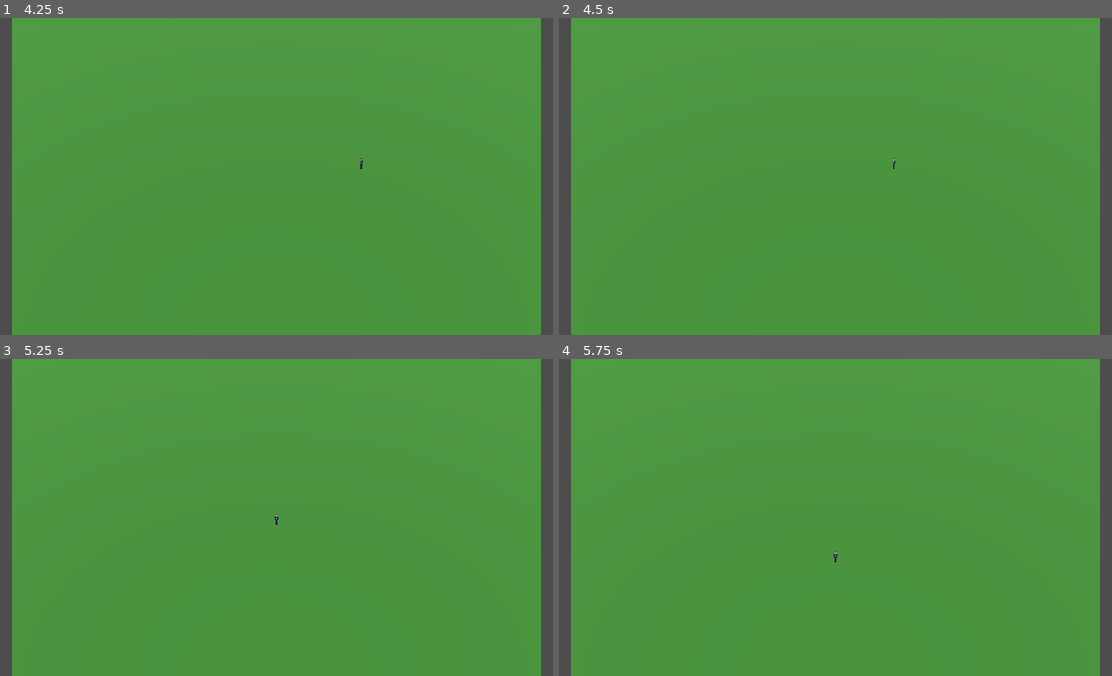
Above: before the commit, frames 1-4 (two rows, left to right).
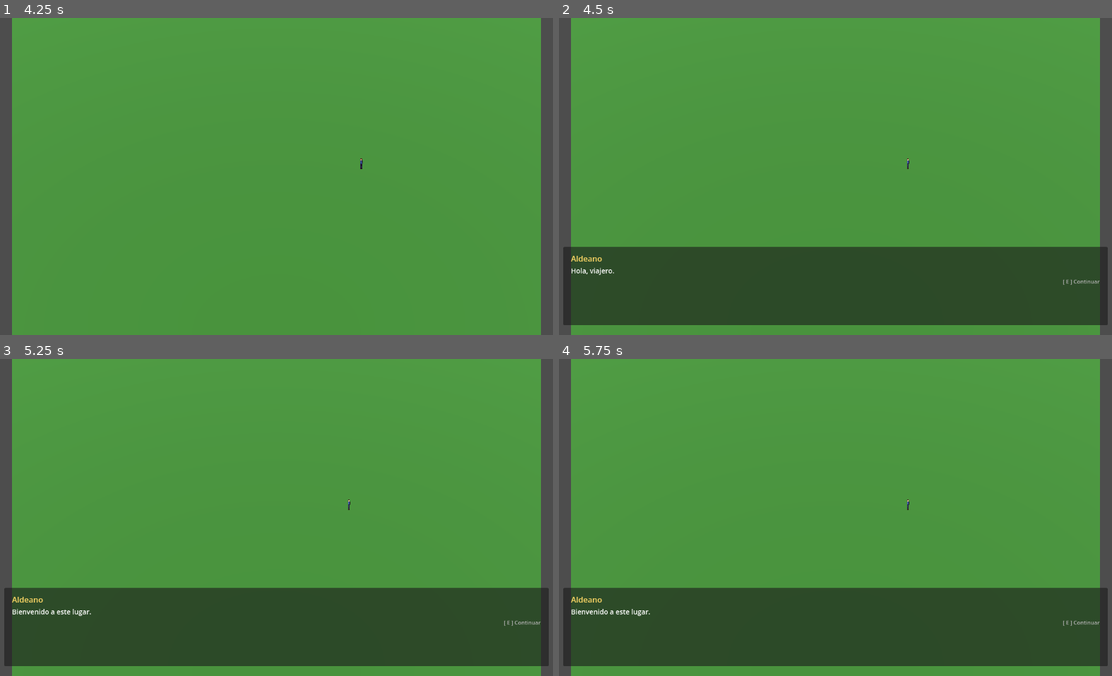
Above: after the commit, the same moments.

Repository: yonyx/artifice-rpg
Game: Godot game, scene res://scenes/maps/main.tscn
The game is run twice, just before and just after one commit, with the same random seed, the same clock (stepped at 60 frames per second) and the same inputs.
Inputs:
- Up to frame 1 (4.25 s): tap Enter at 0.5, 2 s; hold D (move_right) 0.53-1.28 s; hold E (interact, bound only after the commit) 0.53-1.28 s; tap Space at 1.25, 2.75 s; hold S (move_down) 1.28-2.03 s; tap E (interact, bound only after the commit) at 1.35, 2.85 s; hold D (move_right) 2.03-2.78 s; hold E (interact, bound only after the commit) 2.03-2.78 s; hold W (move_up) 2.78-3.53 s; hold A (move_left) from 3.53 s (still down); hold E (interact, bound only after the commit) from 3.53 s (still down)
- Up to frame 2 (4.5 s): keep holding A (move_left); tap Enter at 4.25 s; release E (interact, bound only after the commit) at 4.28 s; tap E (interact, bound only after the commit) at 4.35 s
- Up to frame 3 (5.25 s): release A (move_left) at 5.03 s; hold S (move_down) from 5.03 s (still down); hold E (interact, bound only after the commit) from 5.03 s (still down)
- Up to frame 4 (5.75 s): keep holding S (move_down); keep holding E (interact, bound only after the commit)

Frame 1 is identical in both runs. In frame 2, 24% of the frame differs, in the area x 0-100%, y 44-97%; in frame 3, 24%; in frame 4, 24%.

Commit message:
feat: prototipo 2 — NPC con sistema de dialogo
- DialogueManager autoload: gestiona lineas, speaker y senales
- dialogue_box.tscn: panel UI en la parte inferior con nombre y texto
- NPC.tscn: Node3D con Sprite3D + Area3D de interaccion (radio 1.8u)
- Tecla E para hablar y avanzar el dialogo
- Player se detiene automaticamente al abrir el dialogo
- Sprite placeholder del NPC (tunica verde, 32x48)

Co-Authored-By: Claude Sonnet 4.6 <noreply@anthropic.com>

Diff:
--- a/project.godot
+++ b/project.godot
@@ -14,6 +14,10 @@
 run/main_scene="res://scenes/maps/main.tscn"
 config/features=PackedStringArray("4.6", "GL Compatibility")
 config/icon="res://icon.svg"
+
+[autoload]
+
+DialogueManager="*res://scripts/dialogue/dialogue_manager.gd"
 
 [input]
 
@@ -37,6 +41,11 @@
 "events": [Object(InputEventKey,"resource_local_to_scene":false,"resource_name":"","device":-1,"window_id":0,"alt_press …(192 unchanged characters)…
 ]
 }
+interact={
+"deadzone": 0.5,
+"events": [Object(InputEventKey,"resource_local_to_scene":false,"resource_name":"","device":-1,"window_id":0,"alt_pressed":false,"shift_pressed":false,"ctrl_pressed":false,"meta_pressed":false,"pressed":false,"keycode":0,"physical_keycode":69,"key_label":0,"unicode":101,"location":0,"echo":false,"script":null)
+]
+}
 
 [physics]
 
--- a/scenes/maps/main.tscn
+++ b/scenes/maps/main.tscn
@@ -1,6 +1,8 @@
 [gd_scene format=3 uid="uid://kv1mwbpu6lub"]
 
 [ext_resource type="PackedScene" uid="uid://drorqkkqhwl5p" path="res://scenes/player/player.tscn" id="1_player"]
+[ext_resource type="PackedScene" path="res://scenes/npcs/npc.tscn" id="2_npc"]
+[ext_resource type="PackedScene" path="res://scenes/ui/dialogue_box.tscn" id="3_dialoguebox"]
 
 [sub_resource type="StandardMaterial3D" id="StandardMaterial3D_1"]
 albedo_color = Color(0.25, 0.55, 0.2, 1)
@@ -34,3 +36,8 @@
 
 [node name="Player" parent="." unique_id=2069827815 instance=ExtResource("1_player")]
 transform = Transform3D(1, 0, 0, 0, 1, 0, 0, 0, 1, 0, 0.2, 0)
+
+[node name="NPC" parent="." instance=ExtResource("2_npc")]
+transform = Transform3D(1, 0, 0, 0, 1, 0, 0, 0, 1, 3, 0.2, -2)
+
+[node name="DialogueBox" parent="." instance=ExtResource("3_dialoguebox")]
--- /dev/null
+++ b/scenes/npcs/npc.tscn
@@ -0,0 +1,21 @@
+[gd_scene load_steps=3 format=3]
+
+[ext_resource type="Script" path="res://scripts/npcs/npc.gd" id="1_npc"]
+
+[sub_resource type="CylinderShape3D" id="CylinderShape3D_1"]
+radius = 1.8
+height = 0.2
+
+[node name="NPC" type="Node3D"]
+script = ExtResource("1_npc")
+
+[node name="Sprite3D" type="Sprite3D" parent="."]
+position = Vector3(0, 0.6, 0)
+pixel_size = 0.01
+billboard = 1
+
+[node name="InteractionArea" type="Area3D" parent="."]
+
+[node name="CollisionShape3D" type="CollisionShape3D" parent="InteractionArea"]
+position = Vector3(0, 0.05, 0)
+shape = SubResource("CylinderShape3D_1")
--- /dev/null
+++ b/scenes/ui/dialogue_box.tscn
@@ -0,0 +1,46 @@
+[gd_scene load_steps=2 format=3]
+
+[ext_resource type="Script" path="res://scripts/dialogue/dialogue_box.gd" id="1_dialoguebox"]
+
+[node name="DialogueBox" type="CanvasLayer"]
+script = ExtResource("1_dialoguebox")
+
+[node name="Panel" type="PanelContainer" parent="."]
+anchor_left = 0.0
+anchor_top = 1.0
+anchor_right = 1.0
+anchor_bottom = 1.0
+offset_left = 20.0
+offset_top = -180.0
+offset_right = -20.0
+offset_bottom = -20.0
+grow_vertical = 0
+
+[node name="Margin" type="MarginContainer" parent="Panel"]
+layout_mode = 2
+theme_override_constants/margin_left = 16
+theme_override_constants/margin_top = 12
+theme_override_constants/margin_right = 16
+theme_override_constants/margin_bottom = 12
+
+[node name="VBox" type="VBoxContainer" parent="Panel/Margin"]
+layout_mode = 2
+
+[node name="SpeakerLabel" type="Label" parent="Panel/Margin/VBox"]
+layout_mode = 2
+text = "NPC"
+theme_override_font_sizes/font_size = 16
+theme_override_colors/font_color = Color(1, 0.85, 0.4, 1)
+
+[node name="TextLabel" type="Label" parent="Panel/Margin/VBox"]
+layout_mode = 2
+text = "..."
+theme_override_font_sizes/font_size = 14
+autowrap_mode = 3
+
+[node name="HintLabel" type="Label" parent="Panel/Margin/VBox"]
+layout_mode = 2
+text = "[ E ] Continuar"
+theme_override_font_sizes/font_size = 11
+theme_override_colors/font_color = Color(0.7, 0.7, 0.7, 1)
+horizontal_alignment = 2
--- /dev/null
+++ b/scripts/dialogue/dialogue_box.gd
@@ -0,0 +1,26 @@
+extends CanvasLayer
+
+@onready var panel: PanelContainer = $Panel
+@onready var speaker_label: Label = $Panel/Margin/VBox/SpeakerLabel
+@onready var text_label: Label = $Panel/Margin/VBox/TextLabel
+@onready var hint_label: Label = $Panel/Margin/VBox/HintLabel
+
+
+func _ready() -> void:
+	panel.hide()
+	DialogueManager.dialogue_started.connect(_on_started)
+	DialogueManager.dialogue_ended.connect(_on_ended)
+	DialogueManager.line_changed.connect(_on_line_changed)
+
+
+func _on_started() -> void:
+	panel.show()
+
+
+func _on_ended() -> void:
+	panel.hide()
+
+
+func _on_line_changed(speaker: String, text: String) -> void:
+	speaker_label.text = speaker
+	text_label.text = text
--- /dev/null
+++ b/scripts/dialogue/dialogue_manager.gd
@@ -0,0 +1,39 @@
+extends Node
+
+signal dialogue_started
+signal dialogue_ended
+signal line_changed(speaker: String, text: String)
+
+var is_active: bool = false
+
+var _lines: Array[String] = []
+var _speaker: String = ""
+var _index: int = 0
+
+
+func start(lines: Array[String], speaker: String) -> void:
+	if is_active:
+		return
+	_lines = lines
+	_speaker = speaker
+	_index = 0
+	is_active = true
+	dialogue_started.emit()
+	line_changed.emit(_speaker, _lines[_index])
+
+
+func advance() -> void:
+	if not is_active:
+		return
+	_index += 1
+	if _index >= _lines.size():
+		close()
+	else:
+		line_changed.emit(_speaker, _lines[_index])
+
+
+func close() -> void:
+	is_active = false
+	_lines = []
+	_index = 0
+	dialogue_ended.emit()
--- /dev/null
+++ b/scripts/npcs/npc.gd
@@ -0,0 +1,36 @@
+extends Node3D
+
+class_name NPC
+
+@export var speaker_name: String = "Aldeano"
+@export var dialogue_lines: Array[String] = [
+	"Hola, viajero.",
+	"Bienvenido a este lugar.",
+	"Que tengas un buen viaje."
+]
+
+var _player_nearby: bool = false
+
+
+func _ready() -> void:
+	$InteractionArea.body_entered.connect(_on_body_entered)
+	$InteractionArea.body_exited.connect(_on_body_exited)
+
+
+func _unhandled_input(event: InputEvent) -> void:
+	if event.is_action_pressed("interact"):
+		if _player_nearby:
+			if DialogueManager.is_active:
+				DialogueManager.advance()
+			else:
+				DialogueManager.start(dialogue_lines, speaker_name)
+
+
+func _on_body_entered(body: Node3D) -> void:
+	if body is Player:
+		_player_nearby = true
+
+
+func _on_body_exited(body: Node3D) -> void:
+	if body is Player:
+		_player_nearby = false
--- a/scripts/player/player.gd
+++ b/scripts/player/player.gd
@@ -20,6 +20,14 @@
 
 
 func _physics_process(delta: float) -> void:
+	if DialogueManager.is_active:
+		velocity.x = 0.0
+		velocity.z = 0.0
+		if not is_on_floor():
+			velocity.y -= GRAVITY * delta
+		move_and_slide()
+		return
+
 	var input_dir := Vector2(
 		Input.get_axis("ui_left", "ui_right") + Input.get_axis("move_left", "move_right"),
 		Input.get_axis("ui_up", "ui_down") + Input.get_axis("move_up", "move_down")
Not shown, changed: .claude/settings.local.json
Binary file added: assets/sprites/characters/npc_aldeano.png
Not shown, added: scripts/dialogue/dialogue_box.gd.uid
Not shown, added: scripts/dialogue/dialogue_manager.gd.uid
Not shown, added: scripts/npcs/npc.gd.uid
Not shown, added: tools/gen_npc_sprite.py
